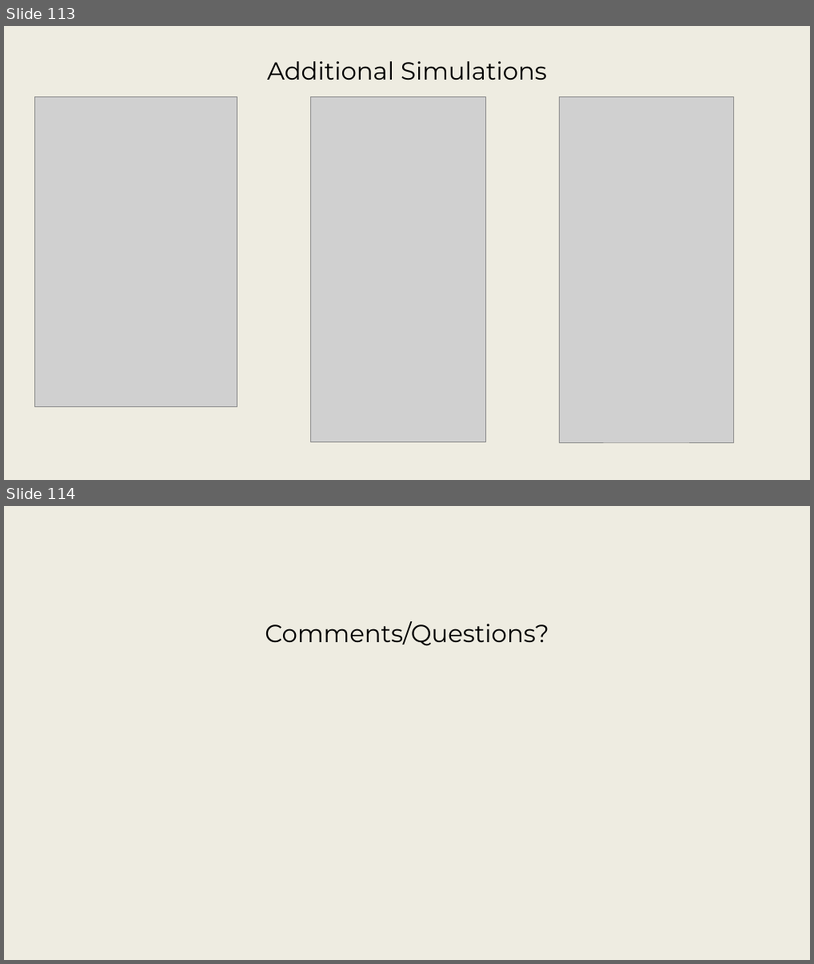
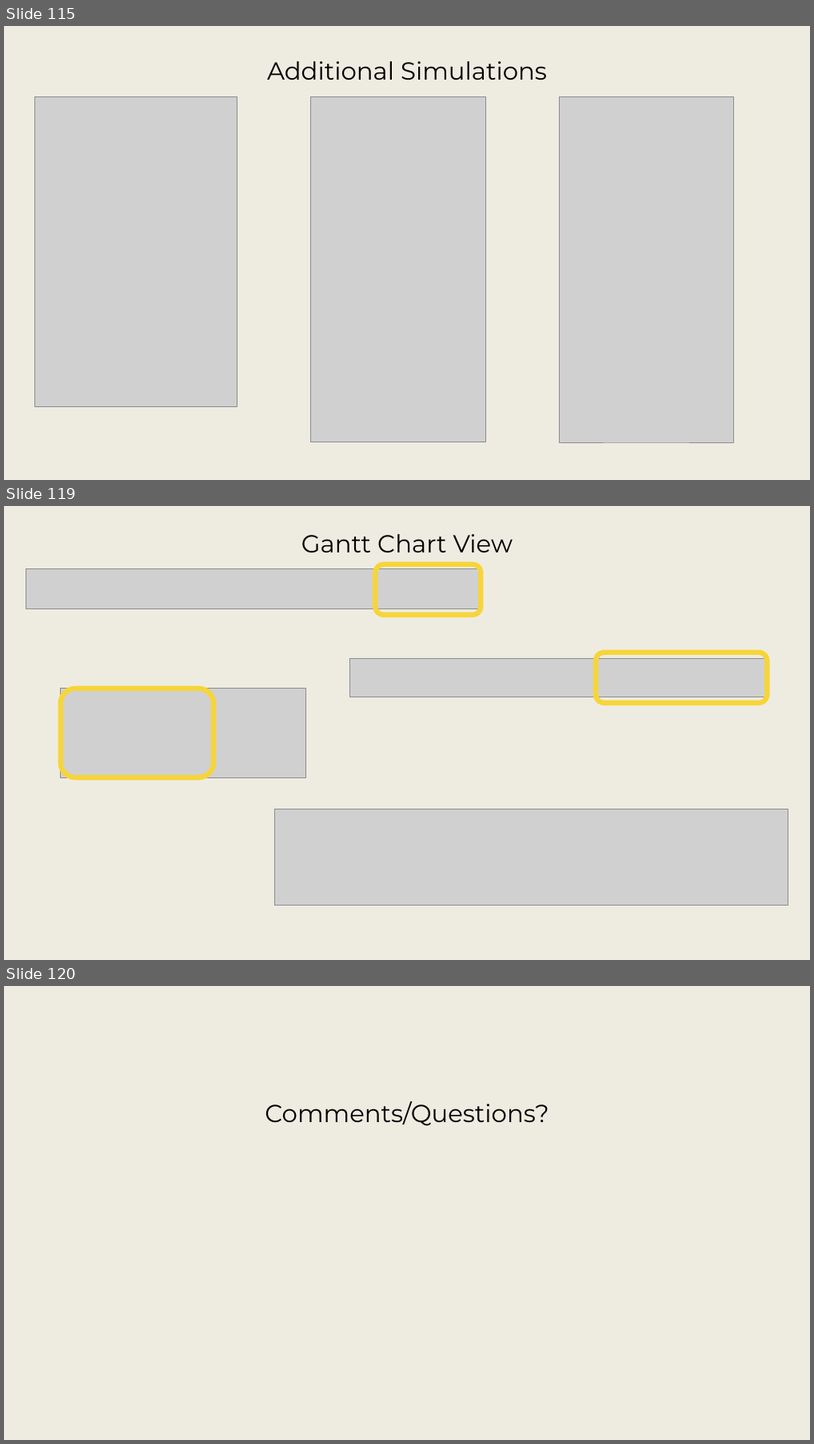
Before and after one commit to srudder16/Lifecycle_Modeling, a slide deck: 2025_WSRC/2026 WSRC Tutorial - 1.pptx. Shown one above the other, each under a label of ours: slides 113 and 114 before the commit, slides 115, 119 and 120 after it; the slides between them are not shown. The pictures are 814x964 and 814x1444 pixels, drawn with LibreOffice and Linux fonts; fonts in the diff are those of the drawing; grey boxes stand for pictures; background and template pictures are left out. Boxes give left, top, right and bottom in pixels: in the first picture for what was removed or moved away, otherwise in the second. Text is boxed around its words. In the diff, an @@ line names an element or a change of style, - is before the commit and + after.

```diff
--- a/2025_WSRC/2026 WSRC Tutorial - 1.pptx
+++ b/2025_WSRC/2026 WSRC Tutorial - 1.pptx
@@ slide 119 added at (4, 506, 810, 960), background picture (left out) @@
@@ title added at (302, 534, 514, 553), 29.3 pt, text #000000 @@
+Gantt Chart View
@@ picture added at (26, 568, 482, 609) @@
@@ rounded rectangle added at (375, 564, 482, 614), outline #F6D53A 6 pt @@
@@ picture added at (350, 659, 767, 696) @@
@@ rounded rectangle added at (596, 652, 768, 703), outline #F6D53A 6 pt @@
@@ picture added at (60, 688, 306, 777) @@
@@ rounded rectangle added at (60, 688, 214, 777), outline #F6D53A 6 pt @@
@@ picture added at (274, 808, 789, 904) @@
@@ what was slide 113 is now slide 115 @@
@@ what was slide 114 is now slide 120 @@
```
Also in this commit, not shown: 6 slides changed, 5 other slides added, 2 other files.
